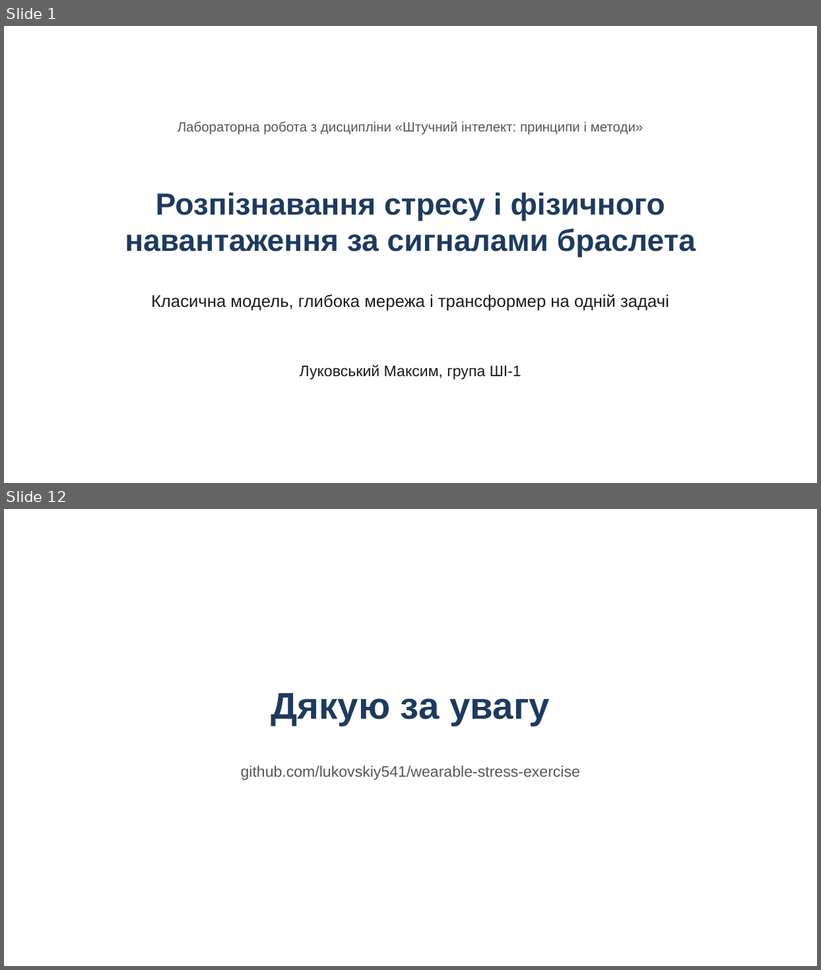
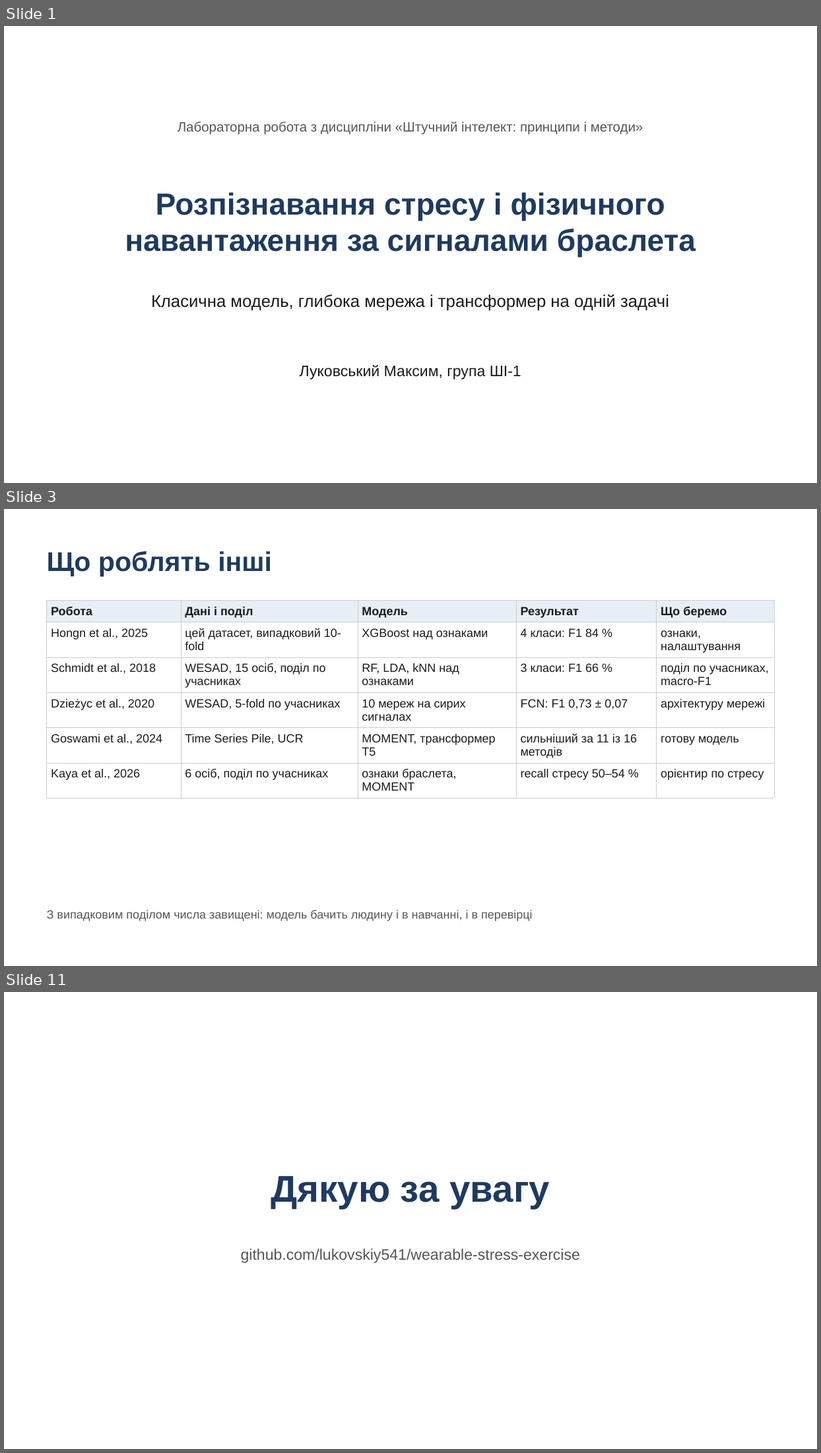
Before and after one commit to lukovskiy541/wearable-stress-exercise, a slide deck: presentation.pptx. Shown one above the other, each under a label of ours: slides 1 and 12 before the commit, slides 1, 3 and 11 after it; the slides between them are not shown. The pictures are 821x970 and 821x1453 pixels, drawn with LibreOffice and Linux fonts; fonts in the diff are those of the drawing. Boxes give left, top, right and bottom in pixels: in the first picture for what was removed or moved away, otherwise in the second. Text is boxed around its words. In the diff, an @@ line names an element or a change of style, - is before the commit and + after.

```diff
--- a/presentation.pptx
+++ b/presentation.pptx
@@ slide 3 added at bbox=[4, 509, 817, 966], background #FFFFFF @@
@@ text added at bbox=[47, 551, 272, 577], 32 pt, text #1F3A5F, bold @@
+Що роблять інші
@@ table added at bbox=[47, 601, 774, 793], 6 rows, 5 columns @@
+Робота | Дані і поділ | Модель | Результат | Що беремо
+Hongn et al., 2025 | цей датасет, випадковий 10-fold | XGBoost над ознаками | 4 класи: F1 84 % | ознаки, налаштування
+Schmidt et al., 2018 | WESAD, 15 осіб, поділ по учасниках | RF, LDA, kNN над ознаками | 3 класи: F1 66 % | поділ по учасниках, macro-F1
+Dzieżyc et al., 2020 | WESAD, 5-fold по учасниках | 10 мереж на сирих сигналах | FCN: F1 0,73 ± 0,07 | архітектуру мережі
+Goswami et al., 2024 | Time Series Pile, UCR | MOMENT, трансформер T5 | сильніший за 11 із 16 методів | готову модель
+Kaya et al., 2026 | 6 осіб, поділ по учасниках | ознаки браслета, MOMENT | recall стресу 50–54 % | орієнтир по стресу
@@ text added at bbox=[47, 910, 533, 921], 14 pt, text #555555 @@
+З випадковим поділом числа завищені: модель бачить людину і в навчанні, і в перевірці
@@ what was slide 12 is now slide 11 @@
```
Also in this commit, not shown: 6 slides changed, 2 other slides added, 4 slides removed, 2 other files.
